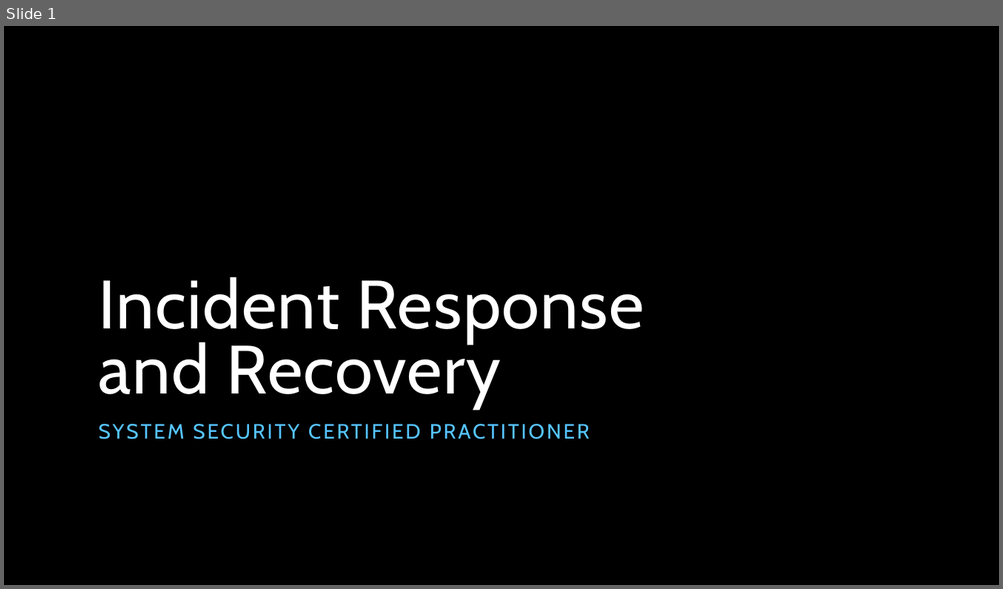
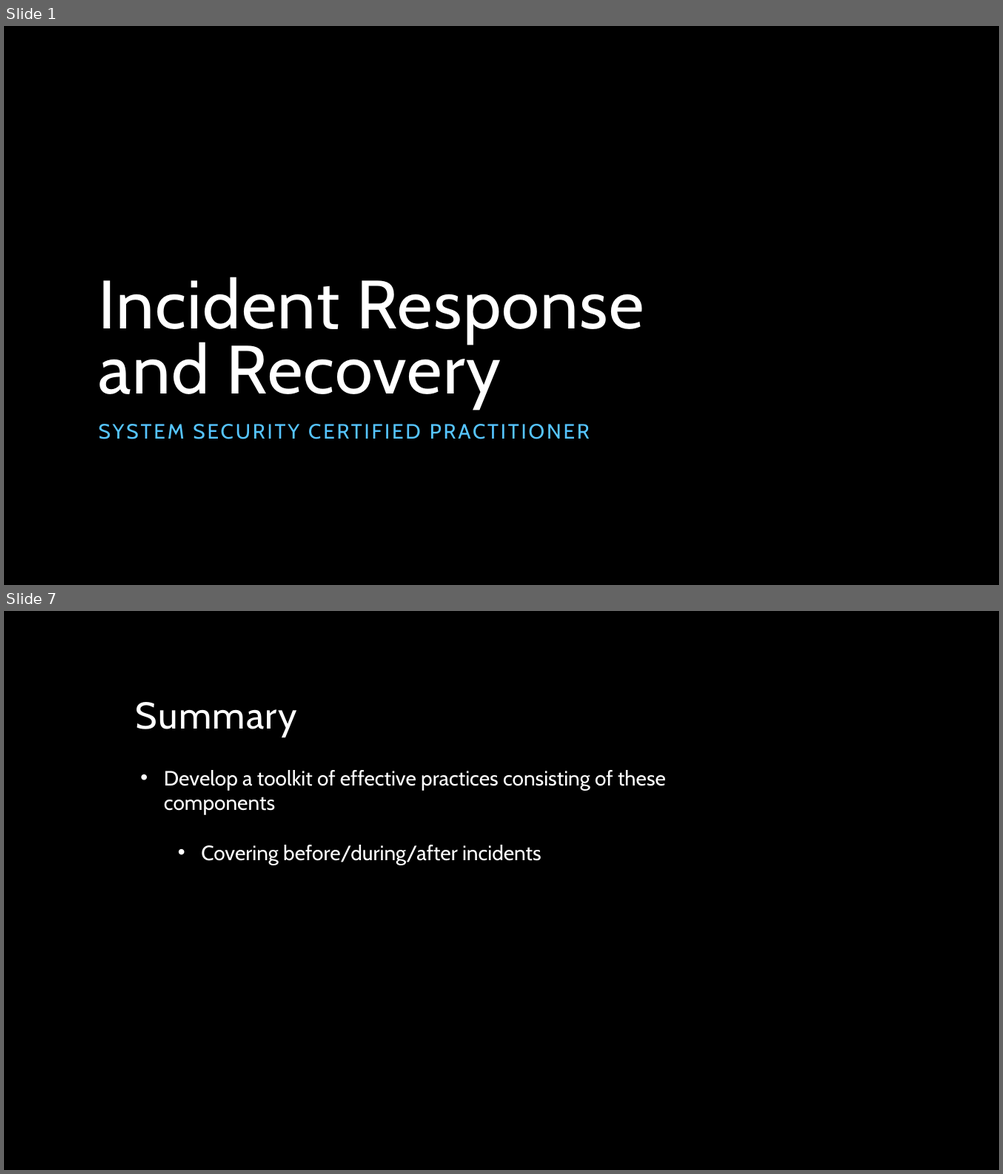
Before and after one commit to keiranwyllie/bootcamp, a slide deck: SSCP - Incident Response.pptx. Shown one above the other, each under a label of ours: slide 1 before the commit, slides 1 and 7 after it; the slides between them are not shown. The pictures are 1003x589 and 1003x1174 pixels, drawn with LibreOffice and Linux fonts; fonts in the diff are those of the drawing; background and template pictures are left out. Boxes give left, top, right and bottom in pixels: in the first picture for what was removed or moved away, otherwise in the second. Text is boxed around its words. In the diff, an @@ line names an element or a change of style, - is before the commit and + after.

```diff
--- a/SSCP - Incident Response.pptx
+++ b/SSCP - Incident Response.pptx
@@ slide 7 added at [4,611,999,1170], background picture (left out) @@
@@ title added at [136,702,297,737], 36 pt, text #FFFFFF @@
+Summary
@@ text added at [164,770,666,865], 20 pt, text #FFFFFF @@
+  • Develop a toolkit of effective practices consisting of these components
+    • Covering before/during/after incidents
```
Also in this commit, not shown: 1 slide changed, 4 other slides added, 9 slides removed.
